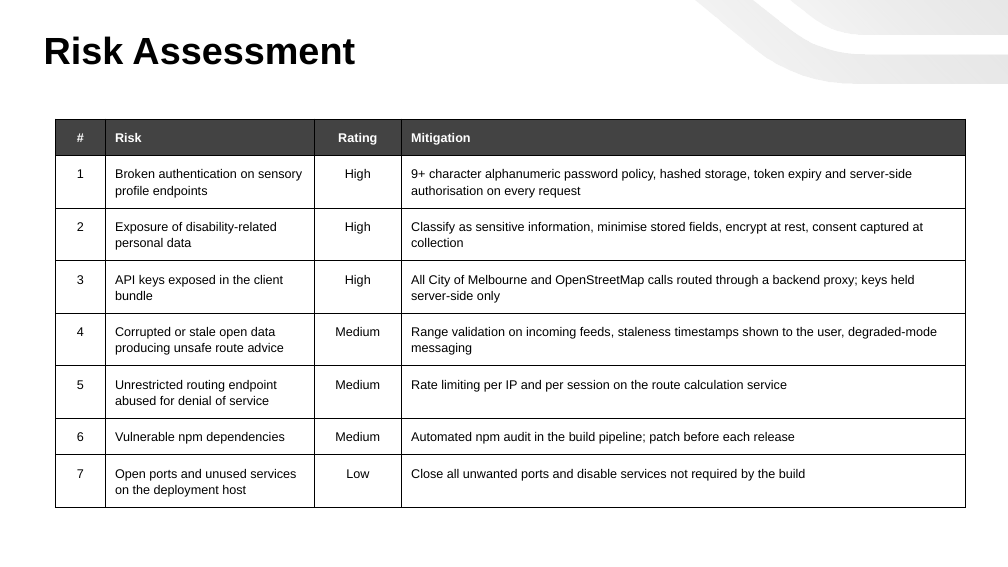
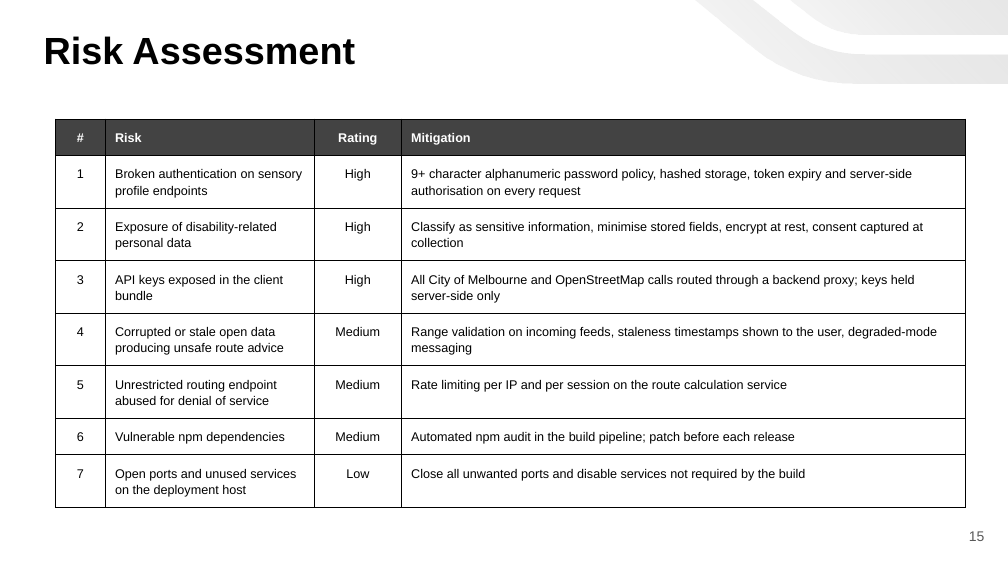
Before and after one commit to AVI-080602/FinalYearProjectOnboarding, a slide deck: slide 15 of Onboarding Presentation Slides.pptx (slide 17 before the commit). Drawn at 1008x567 pixels with LibreOffice and Linux fonts; fonts in the diff are those of the drawing. Boxes give left, top, right and bottom in pixels: in the first picture for what was removed or moved away, otherwise in the second. Text is boxed around its words. In the diff, an @@ line names an element or a change of style, - is before the commit and + after.

```diff
--- a/Onboarding Presentation Slides.pptx
+++ b/Onboarding Presentation Slides.pptx
@@ page number added at box(969, 531, 985, 541), 10 pt, text #595959 @@
+15
```
Also in this commit, not shown: 17 other slides changed, 2 slides removed.
